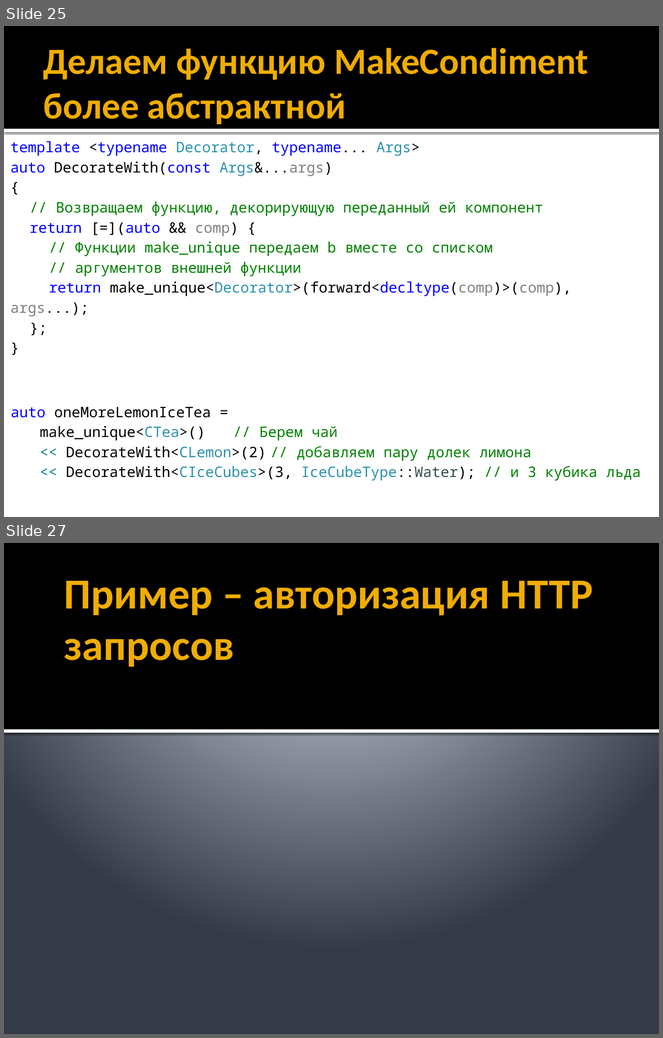
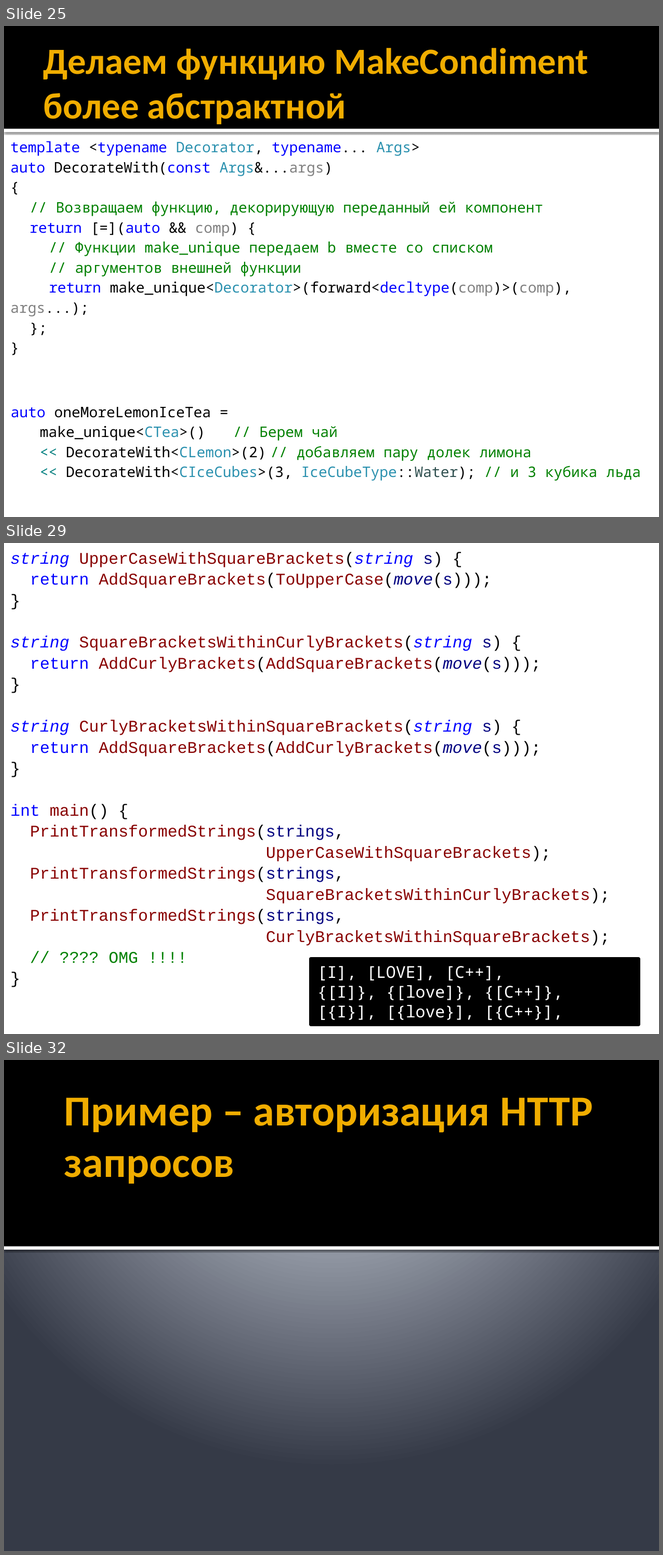
Before and after one commit to alexey-malov/ood, a slide deck: lectures/03.decorator/decorator.pptx. Shown one above the other, each under a label of ours: slides 25 and 27 before the commit, slides 25, 29 and 32 after it; the slides between them are not shown. The pictures are 663x1038 and 663x1555 pixels, drawn with LibreOffice and Linux fonts; fonts in the diff are those of the drawing. Boxes give left, top, right and bottom in pixels: in the first picture for what was removed or moved away, otherwise in the second. Text is boxed around its words. In the diff, an @@ line names an element or a change of style, - is before the commit and + after.

```diff
--- a/lectures/03.decorator/decorator.pptx
+++ b/lectures/03.decorator/decorator.pptx
@@ slide 29 added at <box>4,543,659,1034</box>, background #FFFFFF @@
@@ text added at <box>10,552,610,964</box>, 18 pt, text #880000 @@
+string UpperCaseWithSquareBrackets(string s) {
+return AddSquareBrackets(ToUpperCase(move(s)));
+}
+string SquareBracketsWithinCurlyBrackets(string s) {
+return AddCurlyBrackets(AddSquareBrackets(move(s)));
+}
+string CurlyBracketsWithinSquareBrackets(string s) {
+return AddSquareBrackets(AddCurlyBrackets(move(s)));
+}
+int main() {
+PrintTransformedStrings(strings,
+UpperCaseWithSquareBrackets);
+PrintTransformedStrings(strings,
+SquareBracketsWithinCurlyBrackets);
+PrintTransformedStrings(strings,
+CurlyBracketsWithinSquareBrackets);
+// ???? OMG !!!!
+}
@@ rectangle added at <box>311,959,639,1025</box>, fill #000000, outline #000000 3.78 pt, 18 pt, text #FFFFFF @@
+[I], [LOVE], [C++],
+{[I]}, {[love]}, {[C++]},
+[{I}], [{love}], [{C++}],
@@ what was slide 27 is now slide 32 @@
```
Also in this commit, not shown: 1 slide changed, 5 other slides added, 6 other files.
